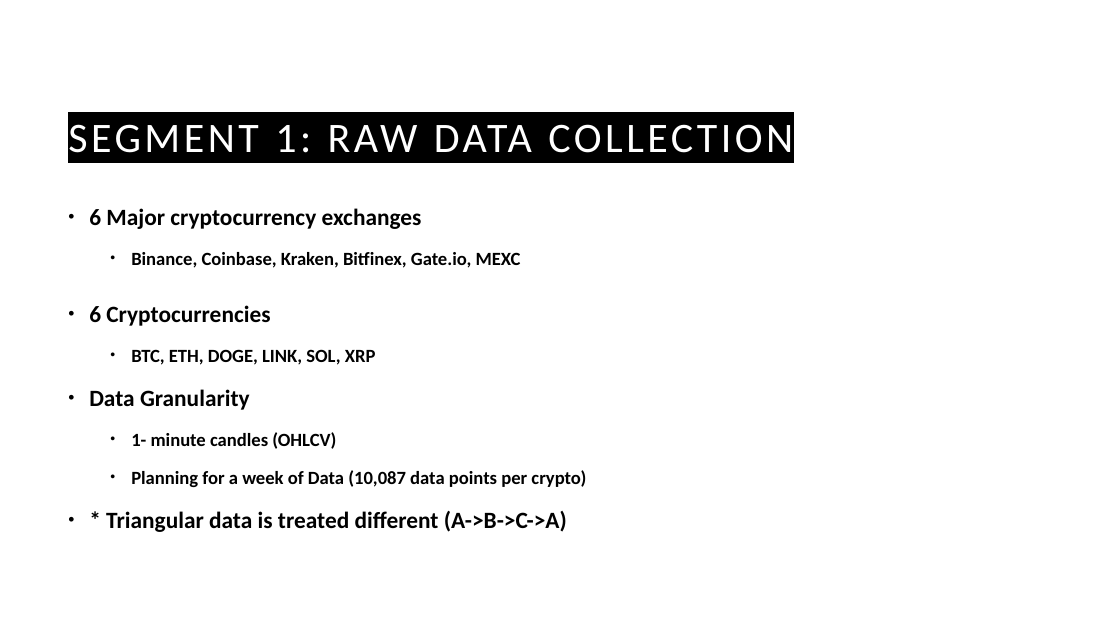
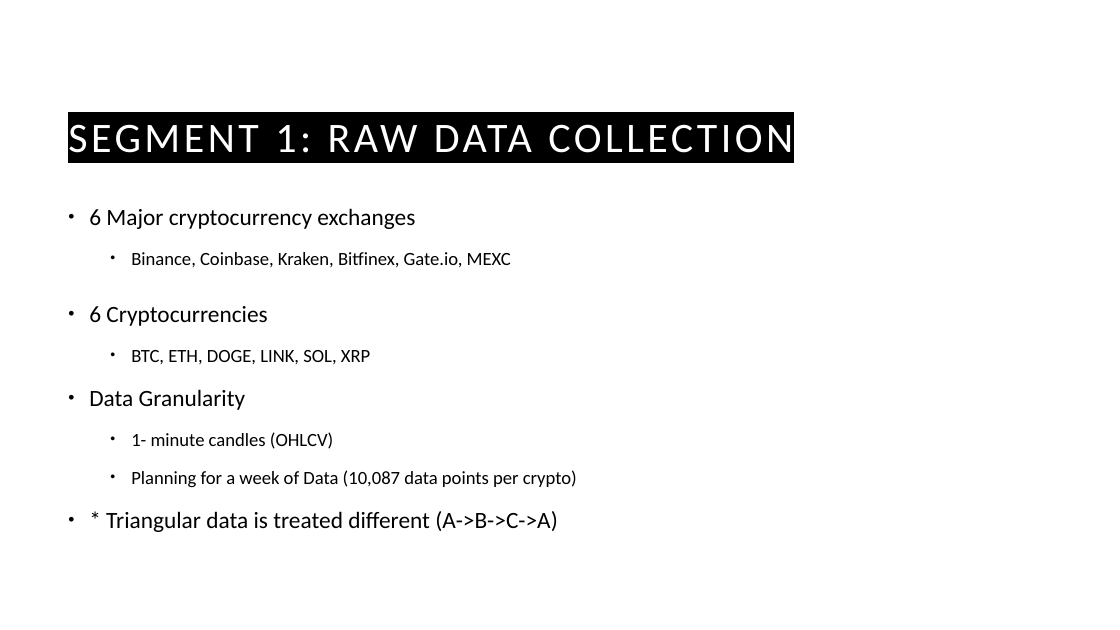
Before and after one commit to guyHarem/TAU_DS_Project, a slide deck: slide 6 of Presentations/Cryto Arbitrage P2.pptx. Drawn at 1120x630 pixels with LibreOffice and Linux fonts; fonts in the diff are those of the drawing; background and template pictures are left out. Boxes give left, top, right and bottom in pixels: in the first picture for what was removed or moved away, otherwise in the second. Text is boxed around its words. In the diff, an @@ line names an element or a change of style, - is before the commit and + after.

```diff
--- a/Presentations/Cryto Arbitrage P2.pptx
+++ b/Presentations/Cryto Arbitrage P2.pptx
@@ text "6 Major cryptocurrency exchanges" at [89, 208, 577, 532]: bold off @@
```
Also in this commit, not shown: 6 other slides changed, 5 other files.
